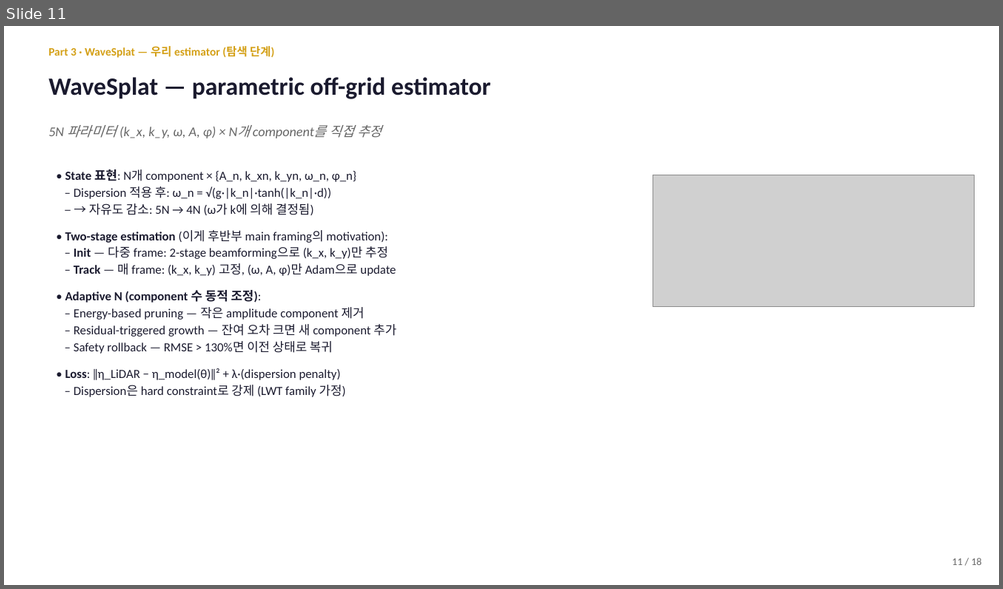
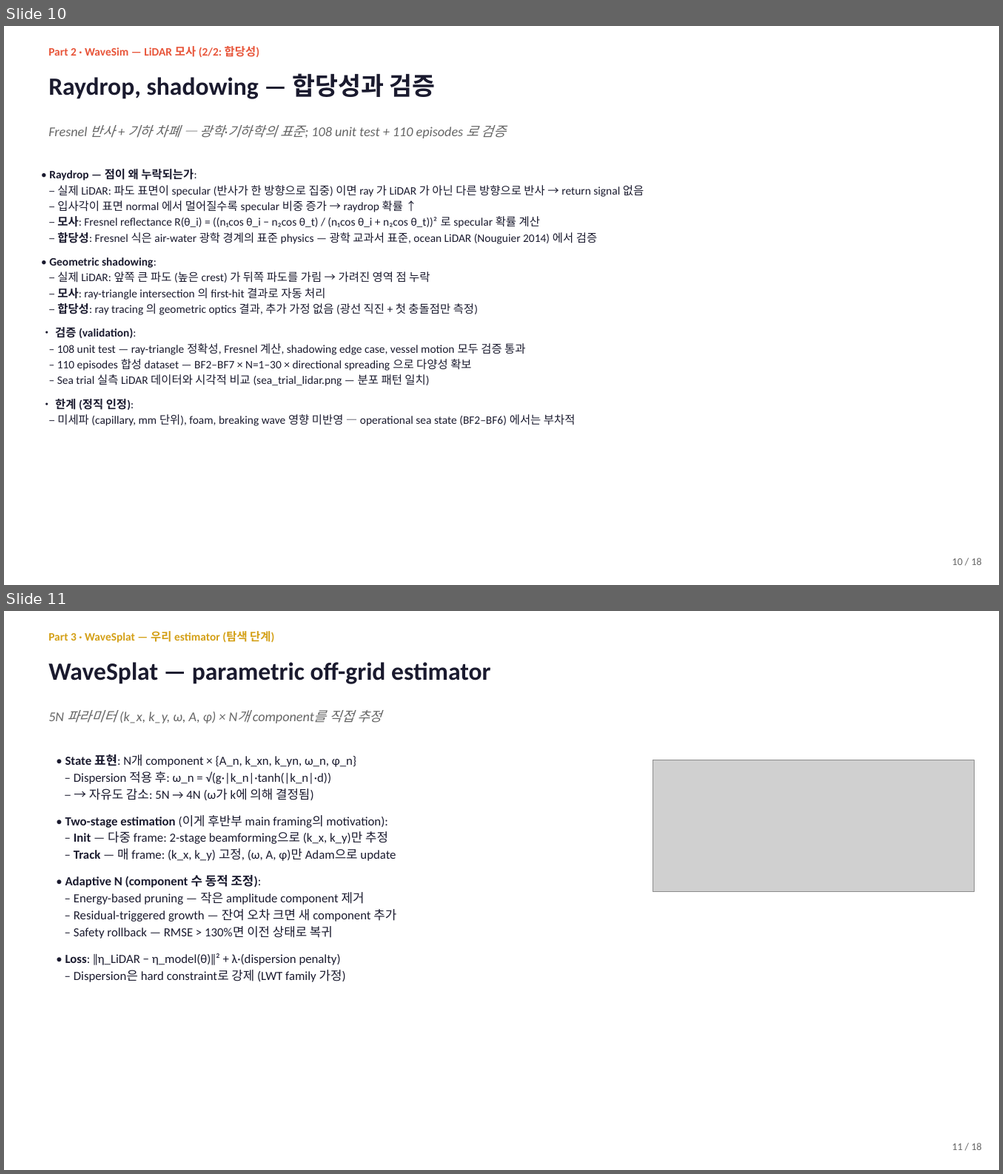
Before and after one commit to SAEYONGPARK94/wavesplat, a slide deck: wavesplat/docs/labmeeting_2026_05_13.pptx. Shown one above the other, each under a label of ours: slide 11 before the commit, slides 10 and 11 after it. The pictures are 1003x589 and 1003x1174 pixels, drawn with LibreOffice and Linux fonts; fonts in the diff are those of the drawing; grey boxes stand for pictures. Boxes give left, top, right and bottom in pixels: in the first picture for what was removed or moved away, otherwise in the second. Text is boxed around its words. In the diff, an @@ line names an element or a change of style, - is before the commit and + after.

```diff
--- a/wavesplat/docs/labmeeting_2026_05_13.pptx
+++ b/wavesplat/docs/labmeeting_2026_05_13.pptx
@@ slide 10 added at box(4, 26, 999, 585), background #FFFFFF @@
@@ text added at box(48, 46, 259, 57), 11 pt, text #E8553A, bold @@
+Part 2 · WaveSim — LiDAR 모사 (2/2: 합당성)
@@ text added at box(48, 73, 435, 99), 24 pt, text #1A1A2E, bold @@
+Raydrop, shadowing — 합당성과 검증
@@ text added at box(48, 125, 506, 138), 13 pt, text #666666, italic @@
+Fresnel 반사 + 기하 차폐 — 광학·기하학의 표준; 108 unit test + 110 episodes 로 검증
@@ text added at box(49, 169, 643, 426), 11 pt, text #1A1A2E @@
+• Raydrop — 점이 왜 누락되는가:
+– 실제 LiDAR: 파도 표면이 specular (반사가 한 방향으로 집중) 이면 ray 가 LiDAR 가 아닌 다른 방향으로 반사 → return signal 없음
+– 입사각이 표면 normal 에서 멀어질수록 specular 비중 증가 → raydrop 확률 ↑
+– 모사: Fresnel reflectance R(θ_i) = ((n₁cos θ_i − n₂cos θ_t) / (n₁cos θ_i + n₂cos θ_t))² 로 specular 확률 계산
+– 합당성: Fresnel 식은 air-water 광학 경계의 표준 physics — 광학 교과서 표준, ocean LiDAR (Nouguier 2014) 에서 검증
+• Geometric shadowing:
+– 실제 LiDAR: 앞쪽 큰 파도 (높은 crest) 가 뒤쪽 파도를 가림 → 가려진 영역 점 누락
+– 모사: ray-triangle intersection 의 first-hit 결과로 자동 처리
+– 합당성: ray tracing 의 geometric optics 결과, 추가 가정 없음 (광선 직진 + 첫 충돌점만 측정)
+• 검증 (validation):
+– 108 unit test — ray-triangle 정확성, Fresnel 계산, shadowing edge case, vessel motion 모두 검증 통과
+– 110 episodes 합성 dataset — BF2–BF7 × N=1–30 × directional spreading 으로 다양성 확보
+– Sea trial 실측 LiDAR 데이터와 시각적 비교 (sea_trial_lidar.png — 분포 패턴 일치)
+• 한계 (정직 인정):
+– 미세파 (capillary, mm 단위), foam, breaking wave 영향 미반영 — operational sea state (BF2–BF6) 에서는 부차적
@@ text added at box(952, 558, 982, 565), 10 pt, text #666666 @@
+10 / 18
```
Also in this commit, not shown: 3 slides changed, 1 other slide added, 1 slide removed, 6 other files.
